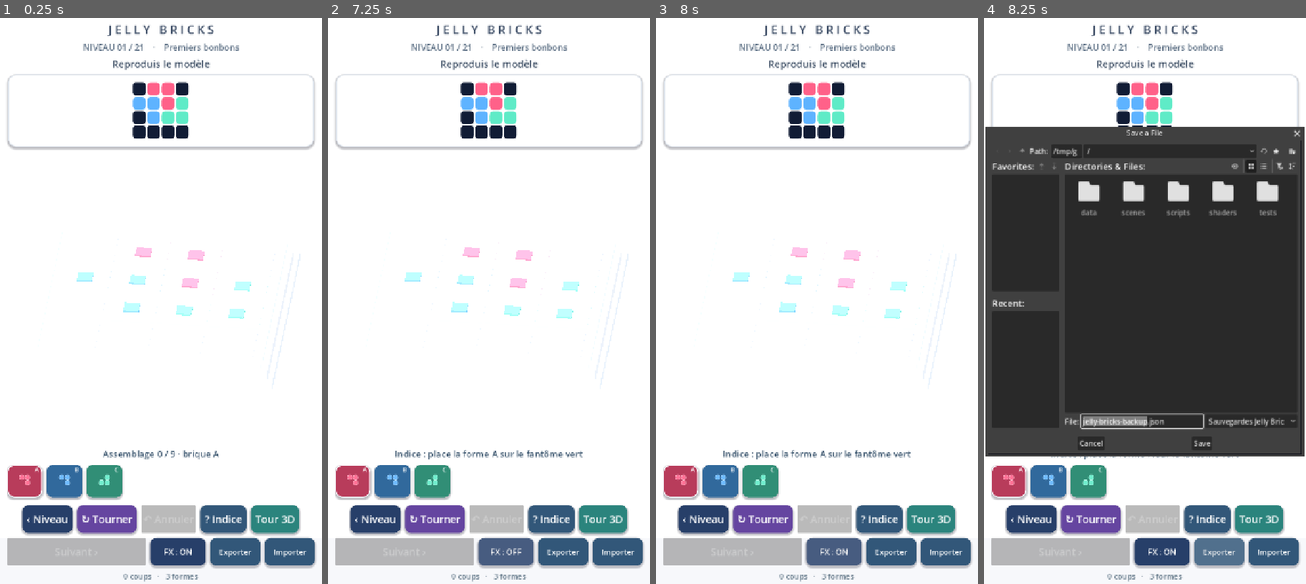
Above: before the commit, frames 1-4 (left to right).
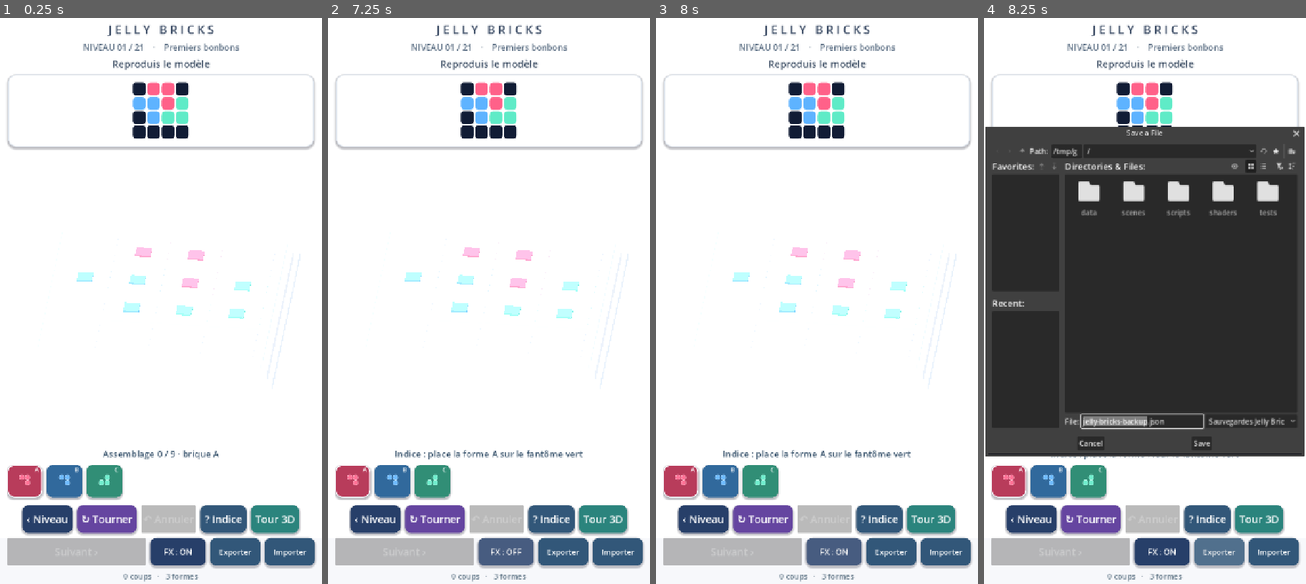
Above: after the commit, the same moments.

Repository: dbrckk/Jelly-bricks
Game: Godot game, scene res://scenes/main.tscn
Two runs of this game, one before a commit and one after it. Both use one fixed random seed, a clock stepped at 60 frames per second and the inputs below.
Inputs (mouse positions are in pixels of both pictures, inside the frame that each line leads up to):
- Up to frame 1 (0.25 s): no input
- Up to frame 2 (7.25 s): click (353, 482) at 0.52 s; click (392, 482) at 1.27 s; click (431, 482) at 2.02 s; click "‹ Niveau" at 2.75 s; click "↻ Tourner" at 3.5 s; click "? Indice" at 4.25 s; click "Tour 3D" at 5 s; click "‹ Puzzles" at 5.75 s; click "FX : ON" at 6.5 s
- Up to frame 3 (8 s): click "FX : OFF" at 7.25 s
- Up to frame 4 (8.25 s): click "Exporter" at 8 s

Frames 1-3 are identical in both runs. In frame 4, 0.4% of the frame differs, in the area x 29-100%, y 19-78%.

Commit message:
render(native): grounded Jelly Photo gallery with budgeted shadow casters and visible studio contact
* render(android): true gallery-only directional shadows via shared rounded-shell shadow proxies with 14-brick fallback

* test(native): real shadow-only molded shells, gameplay darkness budget and 14-brick fake-shadow fallback

* build(android): Jelly Photo Gallery real-shadow v0.9.21 versionCode 18

* docs(native): real gallery directional shadows with shadows-only molded proxies and low-end GPU fallback

* render(native): add visible soft contact under photo sculpture where overexposed white floor hides physical shadows

* test(native): guarantee visible diffuse contact beneath bright gallery plus real shadows with clean exit

* docs(native): document hybrid light-map shadows and reliable under-sculpture ambient contact

* test(render): fail actual Mesa screenshot if Jelly gallery floor shadow becomes invisible on white

Diff:
--- a/native-godot/scripts/stack_mode.gd
+++ b/native-godot/scripts/stack_mode.gd
@@ -10,6 +10,9 @@
 const STEP := .74
 const MAX_LAYERS := 9
 const MAX_BRICKS := 32
+# An actual shadow atlas is worth its GPU cost only on small photo scenes.
+# Construction gameplay and large towers keep fixed-cost fake contacts.
+const MAX_GALLERY_SHADOW_BRICKS := 14
 const COLORS := ["#f44668", "#286cf1", "#34c768", "#ffcb51", "#f8904d"]
 const LENGTHS := [1, 2, 3]
 
@@ -28,6 +31,8 @@
 var motion_tweens: Array[Tween] = []
 var contact_material: ShaderMaterial
 var gallery_coat: ShaderMaterial
+var gallery_shadow_material: StandardMaterial3D
+var gallery_shadow_key: DirectionalLight3D
 var photo_layer: CanvasLayer
 var photo_mode: bool = false
 var photo_angle: float = .0
@@ -89,9 +94,24 @@
     contact_material.set_shader_parameter("strength", .35)
     gallery_coat = ShaderMaterial.new()
     gallery_coat.shader = preload("res://shaders/studio_clearcoat.gdshader")
+    gallery_shadow_material = StandardMaterial3D.new()
+    gallery_shadow_material.albedo_color = Color.WHITE
+    gallery_shadow_material.roughness = .95
     scene_root = Node3D.new()
     scene_root.name = "CandyStackStage"
     add_child(scene_root)
+    # One real directional shadow pass, hidden outside the Gallery.
+    # The gallery shadow casters share existing rounded brick meshes.
+    # No rigid body or CPU ray tracing; physically grounded, soft contacts.
+    gallery_shadow_key = DirectionalLight3D.new()
+    gallery_shadow_key.name = "GalleryShadowKey"
+    gallery_shadow_key.light_color = Color("#fff5eb")
+    gallery_shadow_key.light_energy = .40
+    gallery_shadow_key.shadow_enabled = true
+    gallery_shadow_key.position = Vector3(-7.0, 12.0, 8.0)
+    scene_root.add_child(gallery_shadow_key)
+    gallery_shadow_key.look_at(Vector3(0.0, 1.5, 0.0))
+    gallery_shadow_key.visible = false
     var plinth := MeshInstance3D.new()
     plinth.name = "SatinPlinth"
     # Full square footprint beneath the 6x6 authored stacking area;
@@ -358,6 +378,10 @@
             body_coat.visible = enabled
         if stud_coat != null:
             stud_coat.visible = enabled and brick_nodes.size() <= 18
+        var caster: MeshInstance3D = brick.get_node_or_null("PhotoShadowCaster")
+        if caster != null:
+            caster.visible = enabled and brick_nodes.size() <= MAX_GALLERY_SHADOW_BRICKS
+    gallery_shadow_key.visible = enabled and brick_nodes.size() <= MAX_GALLERY_SHADOW_BRICKS
 
 ## Match a white product photography cyclorama while in Photo mode.
 ## Replace the massive pedestal with the existing continuous matte floor,
@@ -373,12 +397,23 @@
         cyclorama.position.y = -.30
         plinth.visible = false
         edge.visible = false
-        base_contact.visible = false
+        # The white cyclorama can saturate the light-map receiver under
+        # bright studio lights. Keep an inexpensive soft grounding contact
+        # visible as the reliable ambient-occlusion component at ALL sizes.
+        # Small galleries additionally receive real cast shadows; big
+        # galleries use only this single procedural patch.
+        base_contact.visible = true
+        base_contact.position.y = -.297
+        var shadow_paint: ShaderMaterial = base_contact.material_override
+        shadow_paint.set_shader_parameter("strength", .37)
     else:
         cyclorama.position.y = photo_floor_before
         plinth.visible = true
         edge.visible = true
         base_contact.visible = true
+        base_contact.position.y = -.545
+        var shadow_paint: ShaderMaterial = base_contact.material_override
+        shadow_paint.set_shader_parameter("strength", .24)
 
 func _studio_height() -> float:
     var height: float = .8
@@ -508,6 +543,18 @@
     optical_body.cast_shadow = GeometryInstance3D.SHADOW_CASTING_SETTING_OFF
     optical_body.visible = false
     root_piece.add_child(optical_body)
+
+    if not translucent:
+        # Shadows-only geometry uses the same continuous molded hull.
+        # The invisible opaque proxy guarantees a shadow even though Jelly
+        # itself uses alpha blending on the Compatibility renderer.
+        var caster := MeshInstance3D.new()
+        caster.name = "PhotoShadowCaster"
+        caster.mesh = body.mesh
+        caster.material_override = gallery_shadow_material
+        caster.cast_shadow = GeometryInstance3D.SHADOW_CASTING_SETTING_SHADOWS_ONLY
+        caster.visible = false
+        root_piece.add_child(caster)
 
     var instances := MultiMesh.new()
     instances.transform_format = MultiMesh.TRANSFORM_3D
--- a/native-godot/tests/capture.gd
+++ b/native-godot/tests/capture.gd
@@ -94,6 +94,19 @@
         quit(1)
         return false
     image.resize(540, 960, Image.INTERPOLATE_LANCZOS)
+    if frames == 185:
+        # A renderer can report shadows enabled yet produce a white-out
+        # gallery with no actual grounding. Inspect REAL Mesa OpenGL pixels,
+        # choosing floor samples below the known six-brick showcase.
+        # Relative brightness avoids depending on a particular LCD gamma.
+        var white_background: float = image.get_pixel(270, 850).get_luminance()
+        var floor_contact: float = image.get_pixel(270, 750).get_luminance()
+        if white_background - floor_contact < .025:
+            push_error("Real gallery QA has no visible soft ground contact (washed-out floor)")
+            quit(1)
+            return false
+        print("PASS: Studio ground shadow visible in OpenGL (luminance drop %.3f)" % (
+            white_background - floor_contact))
     # Capture each mode to its OWN output exactly once. Otherwise the
     # second frame overwrites the puzzle PNG and disguises screenshot drift.
     var file_name := ""
--- a/native-godot/tests/validate.gd
+++ b/native-godot/tests/validate.gd
@@ -245,6 +245,18 @@
         push_error("Photo clearcoat duplicates geometry or costs GPU draws during play")
         quit(1)
         return
+    # Alpha-blended candy cannot reliably cast light-map shadows itself.
+    # Its opaque SHADOWS_ONLY proxy shares the original rounded mesh
+    # and must be completely off in every real puzzle/stacking interaction.
+    var shadow_proxy: MeshInstance3D = first_gallery_brick.get_node("PhotoShadowCaster")
+    if shadow_proxy.mesh != native_shell.mesh \
+            or shadow_proxy.material_override != studio.gallery_shadow_material \
+            or shadow_proxy.cast_shadow != GeometryInstance3D.SHADOW_CASTING_SETTING_SHADOWS_ONLY \
+            or shadow_proxy.visible or studio.gallery_shadow_key.visible \
+            or not studio.gallery_shadow_key.shadow_enabled:
+        push_error("Photo shadow proxy is missing, duplicated or active in normal gameplay")
+        quit(1)
+        return
     studio._enter_photo_mode()
     if not studio.photo_mode or studio.hud.visible or not studio.photo_layer.visible \
             or studio.preview_node.visible or not optical_shell.visible \
@@ -257,6 +269,15 @@
             or studio.get_node("CandyStackStage/SatinPlinth").visible \
             or studio.get_node("CandyStackStage/SatinPlinthEdge").visible:
         push_error("Photo studio still shows distracting plinth edges")
+        quit(1)
+        return
+    var gallery_contact: MeshInstance3D = studio.get_node(
+        "CandyStackStage/StudioGroundContact")
+    var gallery_shade: ShaderMaterial = gallery_contact.material_override
+    if not studio.gallery_shadow_key.visible or not shadow_proxy.visible \
+            or not gallery_contact.visible or absf(gallery_contact.position.y + .297) > .001 \
+            or float(gallery_shade.get_shader_parameter("strength")) < .35:
+        push_error("Photo gallery must combine real shadowing with visible soft ground contact")
         quit(1)
         return
     var scene_before: int = studio.bricks.size()
@@ -291,6 +312,35 @@
         push_error("Leaving Gallery did not restore the construction pedestal")
         quit(1)
         return
+    if shadow_proxy.visible or studio.gallery_shadow_key.visible \
+            or not gallery_contact.visible \
+            or float(gallery_shade.get_shader_parameter("strength")) > .25:
+        push_error("Photo light or stronger photo-only contact remains active after exit")
+        quit(1)
+        return
+    # Stress test the photo-only GPU budget without altering the player's
+    # six actual bricks, geometry, occupancy or save. Past 14 objects
+    # the soft fake contact must replace directional shadow atlas passes.
+    var original_brick_count: int = studio.brick_nodes.size()
+    for unused in range(studio.MAX_GALLERY_SHADOW_BRICKS + 1 -
+            original_brick_count):
+        studio.brick_nodes.append(first_gallery_brick)
+    studio._enter_photo_mode()
+    var large_shadow: MeshInstance3D = studio.get_node(
+        "CandyStackStage/StudioGroundContact")
+    if studio.gallery_shadow_key.visible or shadow_proxy.visible \
+            or not large_shadow.visible or absf(large_shadow.position.y + .297) > .001:
+        push_error("Large gallery failed to substitute bounded fake contact shadows")
+        quit(1)
+        return
+    studio._leave_photo_mode()
+    studio.brick_nodes.resize(original_brick_count)
+    if studio.gallery_shadow_key.visible or shadow_proxy.visible \
+            or absf(large_shadow.position.y + .545) > .001:
+        push_error("Large photo fallback did not restore original shadow resources")
+        quit(1)
+        return
+    print("TEST: native shadow-map gallery, shared shadow-only hull and GPU-budget fallback")
     print("TEST: cinematic turntable, clearcoat mesh reuse and safe photo-mode exit")
 
     # A touch drag must reuse the same glint mesh, studs and material. Old
Not shown, changed: native-godot/export_presets.cfg
Not shown, changed: native-godot/README.md
